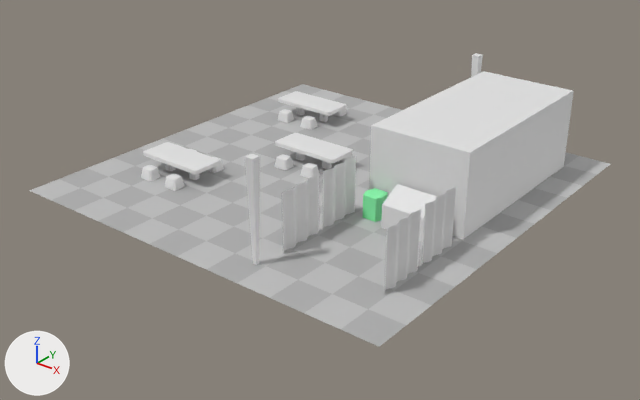
Two versions of the FBX model Assets/Models/kantin.fbx, one commit apart.
Rendered twice from a camera (50 mm lens) standing at (28.9, -37.0, 21.2) and looking at (0.6, -1.7, -0.7). Lighting does not change. The marker at lower left points along +X, +Y and +Z. Where no turn or scale is listed for an object, it has been applied to the vertices.
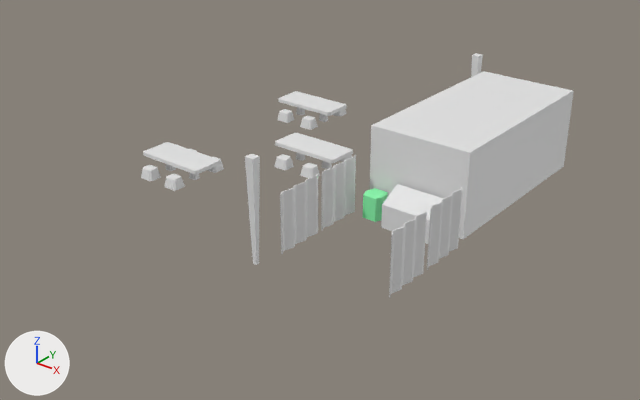
Patch to the scene script:
```diff
--- a/Assets/Models/kantin.fbx.py
+++ b/Assets/Models/kantin.fbx.py
@@ me_plane_020 @@
 # used by ob_plane_008; location = (10.0, -3.9, 1.62)
-me_plane_020.from_pydata(...)  # 56 vertices, 26 faces; spans x -0.36..-0.12, y -4.7..1.47, z -1.66..1.6
+me_plane_020.from_pydata(...)  # 112 vertices, 108 faces; spans x -0.4..-0.12, y -4.81..1.47, z -1.66..1.6
+# me_plane_020 part 3: the loose piece of 28 vertices spanning x -0.36..-0.12, y -4.7..-1.61, z -1.66..1.6 is rebuilt with 56 vertices and now spans x -0.4..-0.12, y -4.81..-1.67, z -1.66..1.6
+# me_plane_020 part 4: 28 vertices added at x -0.4..-0.16, y -1.67..1.41, z -1.66..1.6
@@ me_plane_019 @@
 # used by ob_plane_017; location = (4.0, -3.9, 1.62)
-me_plane_019.from_pydata(...)  # 56 vertices, 26 faces; spans x -0.36..-0.12, y -4.7..1.47, z -1.66..1.6
+me_plane_019.from_pydata(...)  # 112 vertices, 108 faces; spans x -0.4..-0.12, y -4.81..1.47, z -1.66..1.6
+# me_plane_019 part 1: the loose piece of 28 vertices spanning x -0.36..-0.12, y -4.7..-1.61, z -1.66..1.6 is rebuilt with 56 vertices and now spans x -0.4..-0.12, y -4.81..-1.67, z -1.66..1.6
+# me_plane_019 part 2: 28 vertices added at x -0.4..-0.16, y -1.67..1.41, z -1.66..1.6
@@ me_cube_040 @@
 me_cube_040.from_pydata(...)  # 164 vertices, 173 faces; spans x -2.24..2.24, y -1.97..2.04, z -1.01..0.12
 # used by ob_cube_006; location = (-7.0, -5.0, 1.0)
+# me_cube_040 part 6
+# 147 faces are deleted
+# 147 new faces join them
@@ me_cube_041 @@
 me_cube_041.from_pydata(...)  # 164 vertices, 173 faces; spans x -2.24..2.24, y -1.97..2.04, z -1.01..0.12
 # used by ob_cube_008; location = (-7.0, 7.0, 1.0)
+# me_cube_041 part 5
+# 147 faces are deleted
+# 147 new faces join them
@@ me_cube_042 @@
 me_cube_042.from_pydata(...)  # 164 vertices, 173 faces; spans x -2.24..2.24, y -1.97..2.04, z -1.01..0.12
 # used by ob_cube_009; location = (-2.0, 1.0, 1.0)
+# me_cube_042 part 7
+# 147 faces are deleted
+# 147 new faces join them
@@ ob_plane_008 @@
 ob_plane_008 = bpy.data.objects.new('Plane.008', me_plane_020)
-ob_plane_008.location = (10.0, -3.9, 1.62)
+ob_plane_008.location = (10.36, -3.9, 1.62)
@@ ob_plane_007 @@
-ob_plane_007 = bpy.data.objects.new('Plane.007', me_plane_018)
-ob_plane_007.location = (0.0, 0.0, 0.0)
```

Location of each change, [x1, y1, x2, y2] in pixels of the pictures (640 x 400 px; the box of a moved part takes in the faces that stretch with it):
'Plane.007', deleted: before [29, 84, 610, 347]
    faces in mat_material_004 (grey #afafaf): [51, 84, 597, 347]
    faces in mat_material_005 (light grey #c2c2c2): [29, 90, 610, 329]
'Plane.008', reshaped, moved: before [385, 185, 456, 290]; after [389, 187, 462, 298]
'Plane.017', reshaped: before [282, 156, 356, 253]; after [280, 154, 356, 254]
part 1 of me_plane_019, rebuilt: before [282, 175, 319, 253]; after [280, 174, 318, 254]
part 2 of me_plane_019, added: after [321, 154, 356, 231]
part 3 of me_plane_020, rebuilt: before [385, 210, 421, 290]; after [389, 209, 427, 298]
part 4 of me_plane_020, added: after [427, 187, 462, 270]
part 5 of me_cube_041, moved or reshaped: [277, 107, 347, 130] in both
part 6 of me_cube_040, moved or reshaped: [141, 149, 224, 191] in both
part 7 of me_cube_042, moved or reshaped: before [275, 152, 352, 179]; after [275, 152, 352, 178]
